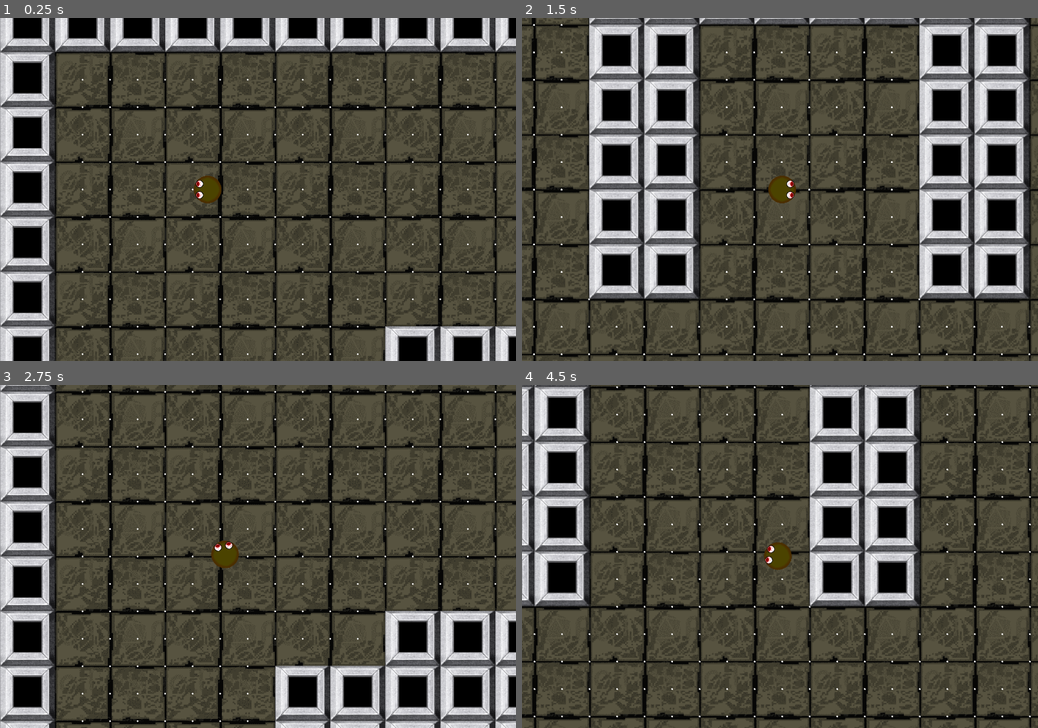
Above: before the commit, frames 1-4 (two rows, left to right).
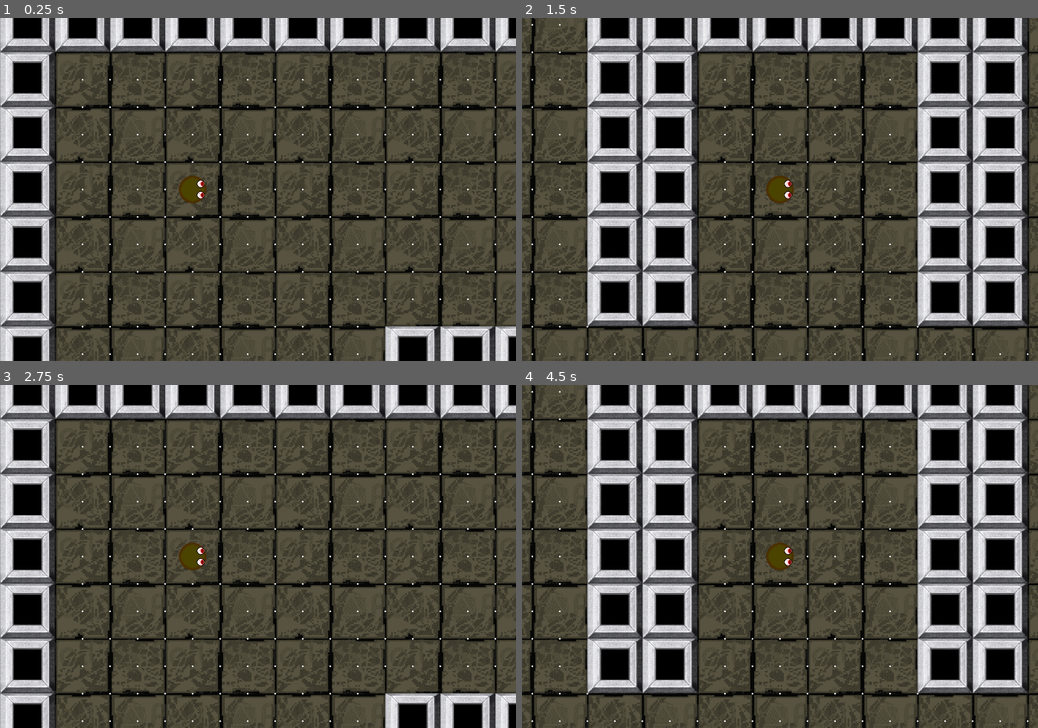
Above: after the commit, the same moments.

Repository: concernedsyndicate/AIP2
Game: Godot game, scene res://Scenes/MainScene.tscn
The game is run twice, just before and just after one commit, with the same random seed, the same clock (stepped at 60 frames per second) and the same inputs.
Inputs (mouse positions are in pixels of both pictures, inside the frame that each line leads up to):
- Up to frame 1 (0.25 s): no input
- Up to frame 2 (1.5 s): tap Enter at 0.5, 0.6, 1.35 s; move the mouse to (893, 172) at 0.52 s; hold Right (right) 0.53-1.28 s; click (893, 172) at 0.67 s; move the mouse to (676, 206) at 1.27 s; hold S (down) from 1.28 s (still down)
- Up to frame 3 (2.75 s): move the mouse to (309, 481) at 2.02 s; release S (down) at 2.03 s; hold Right (right) from 2.03 s (still down); tap Enter at 2.1 s
- Up to frame 4 (4.5 s): move the mouse to (754, 625) at 2.77 s; release Right (right) at 2.78 s; hold Up (up) 2.78-3.53 s; tap Enter at 2.85, 3.6, 4.35 s; click (754, 625) at 2.92 s; move the mouse to (934, 607) at 3.52 s; hold Left (left) from 3.53 s (still down); move the mouse to (625, 505) at 4.27 s

The runs differ from the first frame. In frame 1, 0.5% of the frame differs, in the area x 34-43%, y 45-55%; in frame 2, 47%; in frame 3, 39%; in frame 4, 65%, in the area x 0-100%, y 0-100%.
Error after the commit: Parse Error: The identifier "EXPLORE" isn't declared in the current scope. (res://Scripts/Bot.gd:8)

Commit message:
Added collectibles

Diff:
--- /dev/null
+++ b/Nodes/Ammo.tscn
@@ -0,0 +1,31 @@
+[gd_scene load_steps=4 format=2]
+
+[ext_resource path="res://Sprites/Ammo.png" type="Texture" id=1]
+[ext_resource path="res://Scripts/Collectible.gd" type="Script" id=2]
+
+[sub_resource type="RectangleShape2D" id=1]
+
+custom_solver_bias = 0.0
+extents = Vector2( 32, 32 )
+
+[node name="Ammo" type="Sprite"]
+texture = ExtResource( 1 )
+hframes = 2
+script = ExtResource( 2 )
+__meta__ = {
+"_edit_group_": true
+}
+type = 0
+variant = 0
+
+[node name="Area2D" type="Area2D" parent="."]
+input_pickable = true
+gravity_vec = Vector2( 0, 1 )
+gravity = 98.0
+linear_damp = 0.1
+angular_damp = 1.0
+audio_bus_override = false
+audio_bus_name = "Master"
+
+[node name="CollisionShape2D" type="CollisionShape2D" parent="Area2D"]
+shape = SubResource( 1 )
--- a/Nodes/Bot.tscn
+++ b/Nodes/Bot.tscn
@@ -1,6 +1,6 @@
 [gd_scene load_steps=4 format=2]
 
-[ext_resource path="res://Scripts/Monster.gd" type="Script" id=1]
+[ext_resource path="res://Scripts/Bot.gd" type="Script" id=1]
 [ext_resource path="res://Sprites/Enemy.png" type="Texture" id=2]
 
 [sub_resource type="CircleShape2D" id=1]
--- /dev/null
+++ b/Nodes/Health.tscn
@@ -0,0 +1,31 @@
+[gd_scene load_steps=4 format=2]
+
+[ext_resource path="res://Sprites/Health.png" type="Texture" id=1]
+[ext_resource path="res://Scripts/Collectible.gd" type="Script" id=2]
+
+[sub_resource type="RectangleShape2D" id=1]
+
+custom_solver_bias = 0.0
+extents = Vector2( 32, 32 )
+
+[node name="Ammo" type="Sprite"]
+texture = ExtResource( 1 )
+hframes = 2
+script = ExtResource( 2 )
+__meta__ = {
+"_edit_group_": true
+}
+type = 0
+variant = 0
+
+[node name="Area2D" type="Area2D" parent="."]
+input_pickable = true
+gravity_vec = Vector2( 0, 1 )
+gravity = 98.0
+linear_damp = 0.1
+angular_damp = 1.0
+audio_bus_override = false
+audio_bus_name = "Master"
+
+[node name="CollisionShape2D" type="CollisionShape2D" parent="Area2D"]
+shape = SubResource( 1 )
--- a/Scripts/Monster.gd
+++ b/Scripts/Bot.gd
@@ -3,6 +3,9 @@
 onready var target = self
 onready var bounds = $"../../MapBoundary".bounds
 onready var navigation = $"../..".navigation
+
+enum STATE{EXPLORE, ATTACK, FLEE, RESTOCK, HEAL}
+var state = EXPLORE
 
 const MAX_SPEED = 300
 const CHASING_SPEED = 359
@@ -110,5 +113,3 @@
 		wander_target = possible[randi() % possible.size()]
 
 	return seek(wander_target)
-
-const DISTANCE_FROM_BOUNDARY = 100
--- /dev/null
+++ b/Scripts/Collectible.gd
@@ -0,0 +1,29 @@
+tool
+extends Sprite
+
+enum TYPE{AMMO, HEALTH}
+enum VARIANT{RAILH, ROCKA}
+
+export(TYPE) var type = AMMO
+export(VARIANT) var variant = RAILH
+
+func _process(delta):
+	if Engine.editor_hint:
+		frame = int(variant)
+
+func collect(bot):
+	queue_free()
+
+	match type:
+		AMMO:
+			match variant:
+				RAILH:
+					bot.railgun_ammo += 10
+				ROCKA:
+					bot.rocket_ammo += 15
+		HEALTH:
+			match variant:
+				RAILH:
+					bot.health += 50
+				ROCKA:
+					bot.armor += 50
Binary file added: Sprites/Ammo.png
Not shown, added: Sprites/Ammo.png.import
Binary file added: Sprites/Health.png
Not shown, added: Sprites/Health.png.import
